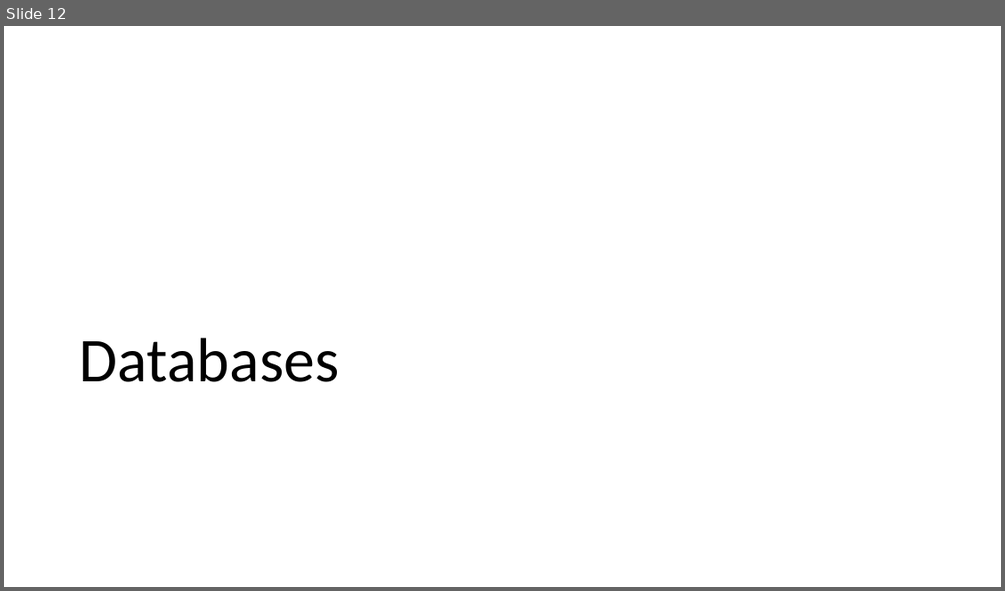
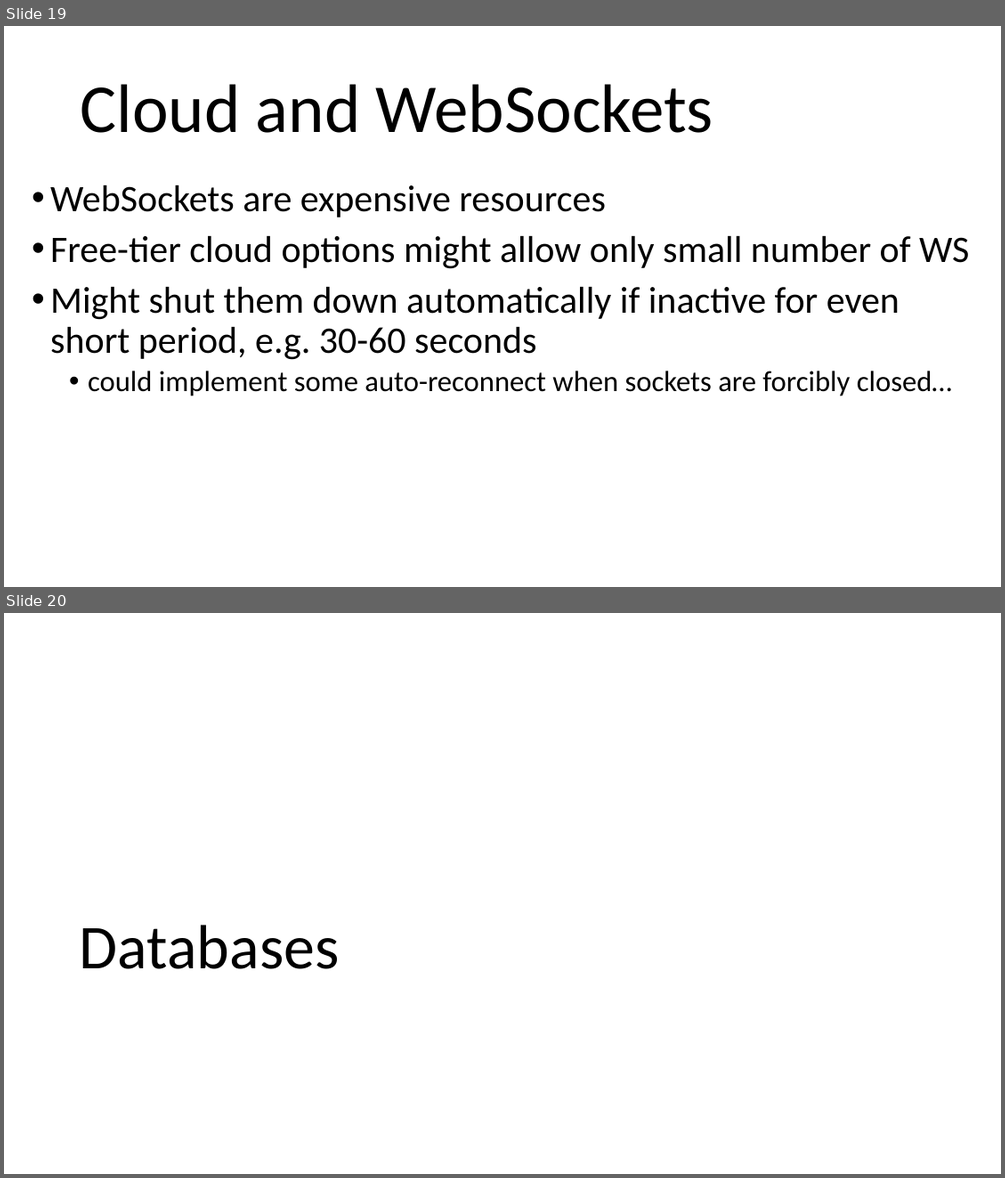
Before and after one commit to arcuri82/web_development_and_api_design, a slide deck: docs/slides/lesson_10.pptx. Shown one above the other, each under a label of ours: slide 12 before the commit, slides 19 and 20 after it. The pictures are 1005x591 and 1005x1178 pixels, drawn with LibreOffice and Linux fonts; fonts in the diff are those of the drawing. Boxes give left, top, right and bottom in pixels: in the first picture for what was removed or moved away, otherwise in the second. Text is boxed around its words. In the diff, an @@ line names an element or a change of style, - is before the commit and + after.

```diff
--- a/docs/slides/lesson_10.pptx
+++ b/docs/slides/lesson_10.pptx
@@ slide 19 added at box(4, 26, 1001, 587), background #FFFFFF @@
@@ title added at box(80, 84, 713, 133), 66 pt, text #000000 @@
+Cloud and WebSockets
@@ text added at box(50, 185, 969, 396), 36 pt, text #000000 @@
+• WebSockets are expensive resources
+• Free-tier cloud options might allow only small number of WS
+• Might shut them down automatically if inactive for even short period, e.g. 30-60 seconds
+  • could implement some auto-reconnect when sockets are forcibly closed…
@@ what was slide 12 is now slide 20 @@
```
Also in this commit, not shown: 3 slides changed, 7 other slides added, 1 other file.
